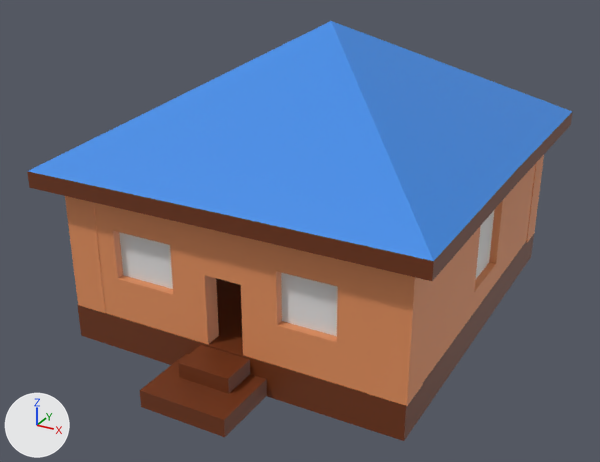
A saved change to the Blender file Ressources/HausB.blend.
Before and after are seen from a 50 mm camera at (10.56, -20.19, 11.91) aimed at (-0.15, -0.72, 2.18). Every picture has the same lights, and +X, +Y and +Z are marked at lower left.

The first picture shows 'HausB'.
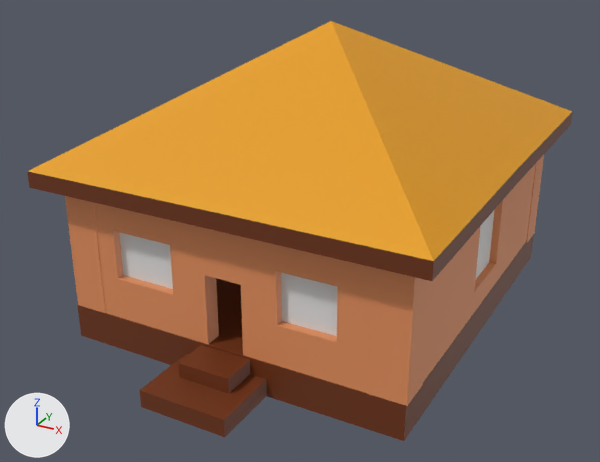
What differs and where, as boxes [x1, y1, x2, y2] in the pictures (600 x 462 px):
'HausB', recoloured (blue to orange)
    both: [27, 21, 573, 264]

What changed in the scene script:
```text
Change mat_dach:
    mat_dach.base_color: (0.0456, 0.262, 0.8) -> (0.8, 0.343, 0.0)  # blue #3c8ce7 -> orange #e79e00
```
